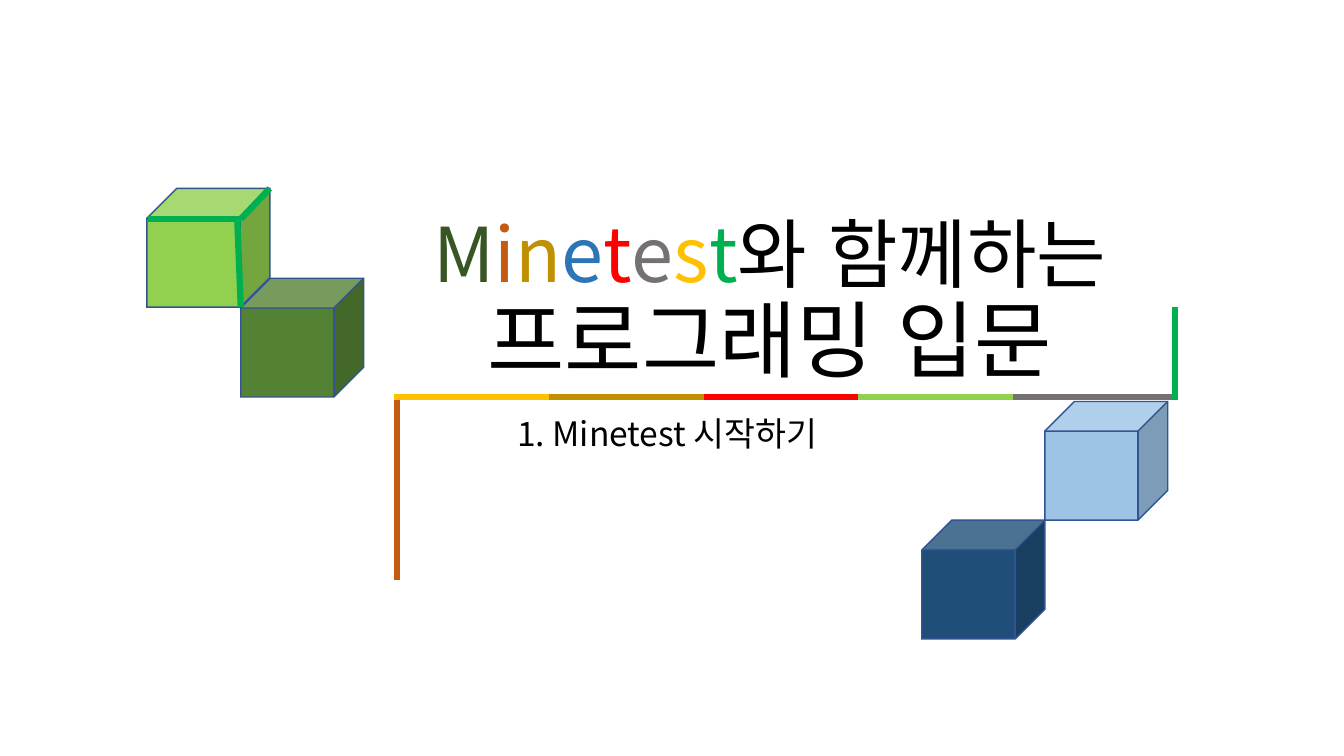
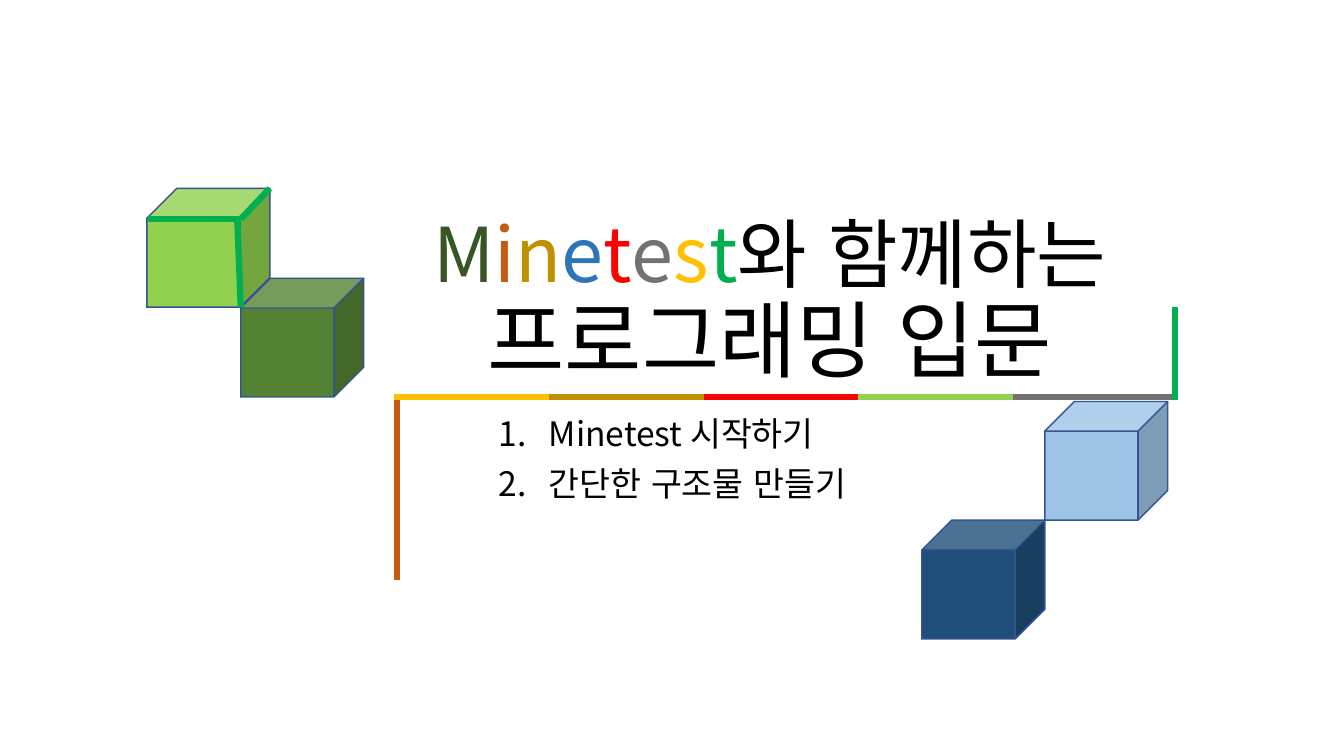
Before and after one commit to kig2929kig/minetest, a slide deck: slide 1 of Minetest와 함께하는 프로그래밍 입문.pptx. Drawn at 1344x756 pixels with LibreOffice and Linux fonts; fonts in the diff are those of the drawing. Boxes give left, top, right and bottom in pixels: in the first picture for what was removed or moved away, otherwise in the second. Text is boxed around its words. In the diff, an @@ line names an element or a change of style, - is before the commit and + after.

```diff
--- a/Minetest와 함께하는 프로그래밍 입문.pptx
+++ b/Minetest와 함께하는 프로그래밍 입문.pptx
@@ subtitle at (x1=549, y1=418, x2=846, y2=499): text changed @@
-1. Minetest 시작하기
+1. Minetest 시작하기
+2. 간단한 구조물 만들기
```
Also in this commit, not shown: 2 other slides changed, 8 slides added, 6 slides removed.
